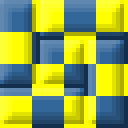
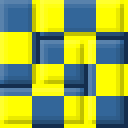
Layered file, before and after one edit (128x128). Changes by layer:
pixels changed over [0, 0, 124, 124] (layer not identified)
